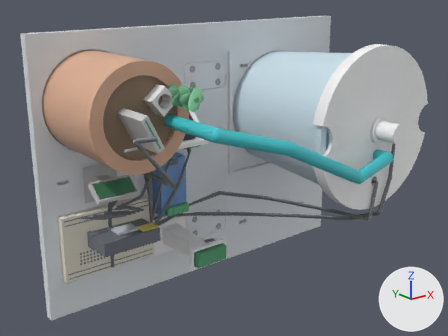
An edit to the glTF model outputs/3D打印件/花房3D_整机装配/花房整机示意模型.glb, drawn before and after from the same camera.
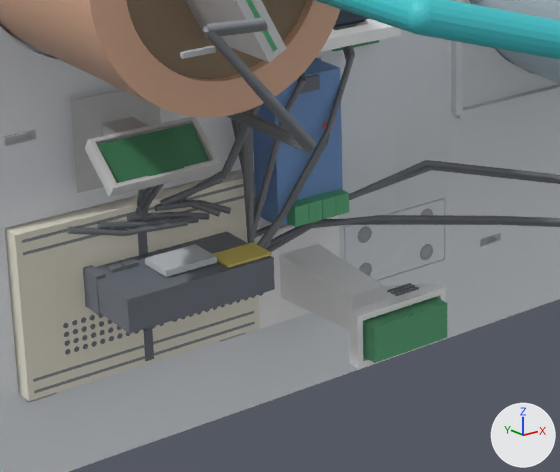
The first picture shows the older version from a 50 mm lens placed at (-330.0, -447.0, 156.0), pointed at (-21.0, -61.0, 2.0). The close-ups show the older and then the newer version on the part from 12% to 60% of the width and 39% to 92% of the height of that picture. Only the edits that show in the close-ups are written down. Lighting does not change. The marker at lower right points along +X, +Y and +Z. Vertices at exactly the same position are counted once.

The older version as bpy lines, for what is in view:
```python
ob_00_底盘左片 = bpy.data.objects.new('00_底盘左片', me_00_底盘左片)
ob_00_底盘左片.location = (0.0, 0.0, 0.0)
ob_27_oled_45_支架 = bpy.data.objects.new('27_OLED 45°支架', me_27_oled_45_支架)
ob_27_oled_45_支架.location = (0.0, 0.0, 0.0)
ob_34_dht11_座 = bpy.data.objects.new('34_DHT11 座', me_34_dht11_座)
ob_34_dht11_座.location = (0.0, 0.0, 0.0)
ob_35_dht11 = bpy.data.objects.new('35_DHT11', me_35_dht11)
ob_35_dht11.location = (0.0, 0.0, 0.0)
ob_36_光敏电阻座 = bpy.data.objects.new('36_光敏电阻座', me_36_光敏电阻座)
ob_36_光敏电阻座.location = (0.0, 0.0, 0.0)
ob_37_光敏模块 = bpy.data.objects.new('37_光敏模块', me_37_光敏模块)
ob_37_光敏模块.location = (0.0, 0.0, 0.0)
ob_39_面包板孔阵 = bpy.data.objects.new('39_面包板孔阵', me_39_面包板孔阵)
ob_39_面包板孔阵.location = (0.0, 0.0, 0.0)
ob_46_esp32_屏蔽罩 = bpy.data.objects.new('46_ESP32 屏蔽罩', me_46_esp32_屏蔽罩)
ob_46_esp32_屏蔽罩.location = (0.0, 0.0, 0.0)
ob_89_跳线23 = bpy.data.objects.new('89_跳线23', me_89_跳线23)
ob_89_跳线23.location = (0.0, 0.0, 0.0)
# also in view: '05_土壤' at (-111.0, -42.0, 60.0); '80_跳线14' at (-97.0, -17.0, -33.0); '14_水箱' at (75.0, -66.0, 32.0); '73_跳线07' at (-101.0, -65.0, 10.0); '77_跳线11' at (27.0, -79.0, -6.0)
```
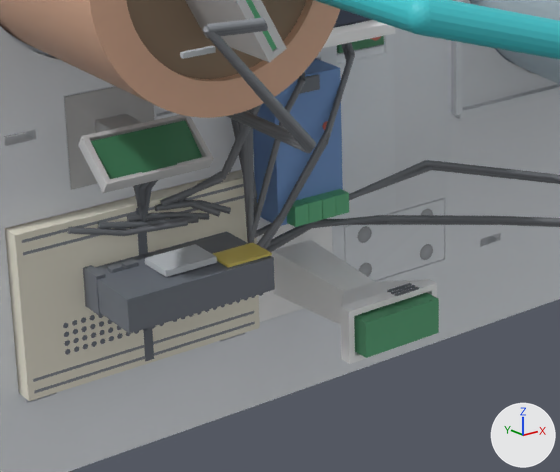
Diff of the bpy script that builds the scene:
```diff
--- a/outputs/3D打印件/花房3D_整机装配/花房整机示意模型.glb.py
+++ b/outputs/3D打印件/花房3D_整机装配/花房整机示意模型.glb.py
@@ me_00_底盘左片 @@
-me_00_底盘左片.from_pydata(...)  # 843 vertices, 1702 faces; spans x -160.0..0.0, y -8.0..0.0, z -115.0..115.0
+me_00_底盘左片.from_pydata(...)  # 794 vertices, 1596 faces; spans x -160.0..0.0, y -8.0..0.0, z -115.0..115.0
+# me_00_底盘左片 part 1: 6 vertices moved within x -15.0..-13.0, y -4.0..-1.0, z -78.0..-63.0; 105 vertices removed from x -99.0..-19.0, y -8.0..0.0, z -27.0..21.0; 56 vertices added at x -125.0..-3.0, y -8.0..-4.0, z -84.0..57.0
 me_00_底盘左片.materials.append(mat_defaultmaterial)
@@ me_27_oled_45_支架 @@
-me_27_oled_45_支架.from_pydata(...)  # 94 vertices, 188 faces; spans x -63.0..-27.0, y -47.5..-8.0, z 21.0..55.0
+me_27_oled_45_支架.from_pydata(...)  # 94 vertices, 188 faces; spans x -63.0..-27.0, y -44.5..-5.0, z 21.0..55.0
+# me_27_oled_45_支架 part 2: the whole mesh is moved by (0.0, 3.0, 0.0)
 me_27_oled_45_支架.materials.append(mat_defaultmaterial_027)
@@ me_34_dht11_座 @@
-me_34_dht11_座.from_pydata(...)  # 56 vertices, 108 faces; spans x -62.5..-27.5, y -70.8..-8.0, z -84.0..-50.0
+me_34_dht11_座.from_pydata(...)  # 56 vertices, 108 faces; spans x -62.5..-27.5, y -66.3..-3.5, z -84.0..-50.0
+# me_34_dht11_座 part 3: the whole mesh is moved by (0.0, 4.5, 0.0)
 me_34_dht11_座.materials.append(mat_defaultmaterial_034)
@@ me_35_dht11 @@
-me_35_dht11.from_pydata(...)  # 8 vertices, 12 faces; spans x -59.5..-30.5, y -75.5..-68.5, z -73.0..-61.0
+me_35_dht11.from_pydata(...)  # 8 vertices, 12 faces; spans x -59.5..-30.5, y -71.0..-64.0, z -73.0..-61.0
+# me_35_dht11 part 4: the whole mesh is moved by (0.0, 4.5, 0.0)
 me_35_dht11.materials.append(mat_defaultmaterial_035)
@@ me_36_光敏电阻座 @@
-me_36_光敏电阻座.from_pydata(...)  # 58 vertices, 116 faces; spans x -128.0..-92.0, y -42.5..-8.0, z -20.0..9.9
+me_36_光敏电阻座.from_pydata(...)  # 58 vertices, 116 faces; spans x -128.0..-92.0, y -38.5..-4.0, z -20.0..9.9
+# me_36_光敏电阻座 part 5: the whole mesh is moved by (0.0, 4.0, 0.0)
+# me_36_光敏电阻座 part 6: 29 faces centred in x -128.0..-92.0, y -42.2..-12.0, z -16.8..3.6 are repainted in the vertex colours; the middle colour goes from light grey #bfc0c0 to grey #bebebe
 me_36_光敏电阻座.materials.append(mat_defaultmaterial_036)
@@ me_37_光敏模块 @@
-me_37_光敏模块.from_pydata(...)  # 8 vertices, 12 faces; spans x -126.0..-94.0, y -39.7..-28.7, z -10.3..0.7
+me_37_光敏模块.from_pydata(...)  # 8 vertices, 12 faces; spans x -126.0..-94.0, y -35.7..-24.7, z -10.3..0.7
+# me_37_光敏模块 part 7: the whole mesh is moved by (0.0, 4.0, 0.0)
 me_37_光敏模块.materials.append(mat_defaultmaterial_037)
@@ me_46_esp32_屏蔽罩 @@
 me_46_esp32_屏蔽罩.from_pydata(...)  # 8 vertices, 12 faces; spans x -109.0..-91.0, y -36.0..-23.0, z -44.0..-42.0
+# me_46_esp32_屏蔽罩 part 8: 5 faces centred in x -109.0..-97.0, y -31.7..-23.0, z -43.3..-42.0 are repainted in the vertex colours; the middle colour goes from light grey #c2c7cc to light grey #c2c7cd
 me_46_esp32_屏蔽罩.materials.append(mat_defaultmaterial_046)
@@ me_89_跳线23 @@
-me_89_跳线23.from_pydata(...)  # 76 vertices, 144 faces; spans x -109.0..-104.0, y -38.9..-14.1, z -33.6..-9.3
+me_89_跳线23.from_pydata(...)  # 76 vertices, 144 faces; spans x -109.0..-104.0, y -34.9..-14.1, z -33.6..-9.3
+# me_89_跳线23 part 9: 50 of 76 vertices moved; they spanned x -109.0..-105.0, y -38.9..-19.3, z -26.8..-9.3 and now span x -109.0..-105.0, y -34.9..-19.2, z -26.6..-9.3; mean shift (0.0, 3.0, 0.0); largest move (-108.8, -29.5, -17.6) -> (-108.6, -25.3, -17.6)
 me_89_跳线23.materials.append(mat_defaultmaterial_089)
```

What differs and where, as boxes (x1, y1, x2, y2) in the close-ups (560 x 472 px; the box of a moved part takes in the faces that stretch with it):
'34_DHT11 座', moved
    before: (257, 215, 446, 369)
    after: (257, 217, 437, 364)
'36_光敏电阻座', moved
    before: (70, 89, 220, 197)
    after: (64, 87, 214, 193)
'37_光敏模块', moved
    before: (97, 123, 209, 183)
    after: (91, 120, 202, 179)
'35_DHT11', moved
    before: (363, 297, 447, 363)
    after: (354, 292, 439, 358)
'27_OLED 45°支架', moved
    before: (320, 19, 401, 52)
    after: (323, 20, 395, 48)
'89_跳线23', reshaped (24% narrower, 10% taller)
    before: (140, 184, 164, 222)
    after: (140, 180, 158, 222)
part 1 of me_00_底盘左片, moved or reshaped
    before: (62, 45, 366, 198)
    after: (62, 34, 397, 371)
part 5 of me_36_光敏电阻座, moved or reshaped
    before: (70, 99, 215, 197)
    after: (64, 87, 214, 193)
part 6 of me_36_光敏电阻座, recoloured
    both: (70, 101, 214, 192)
part 8 of me_46_esp32_屏蔽罩, edited (looks the same)
    both: (145, 244, 216, 271)
part 9 of me_89_跳线23, moved or reshaped
    before: (146, 184, 164, 208)
    after: (145, 180, 158, 208)
